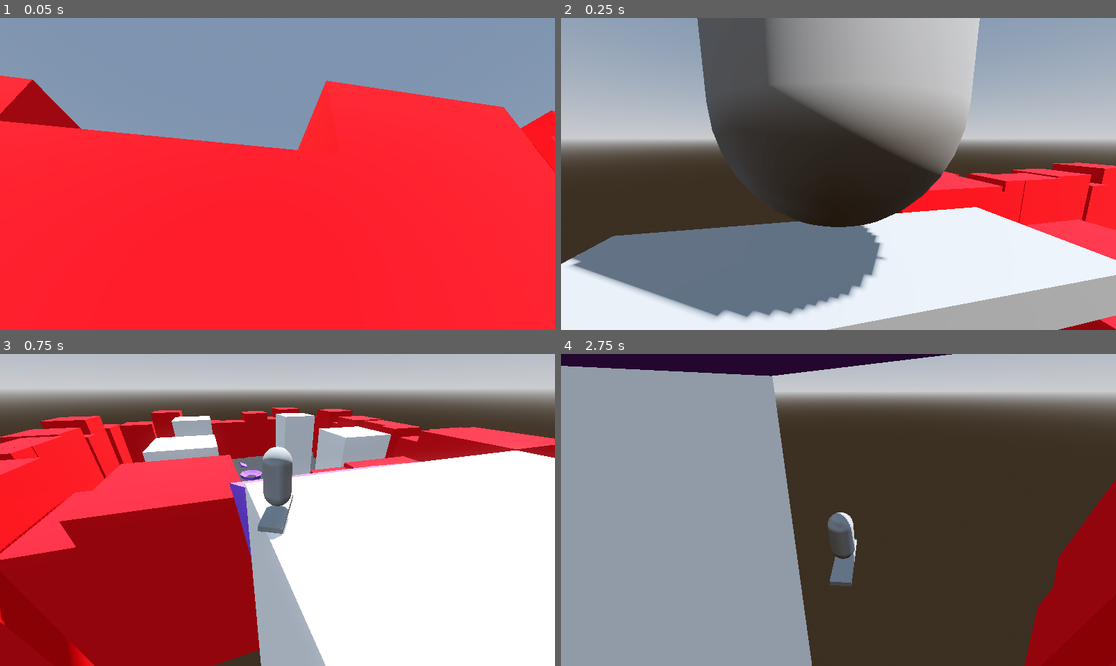
Above: before the commit, frames 1-4 (two rows, left to right).
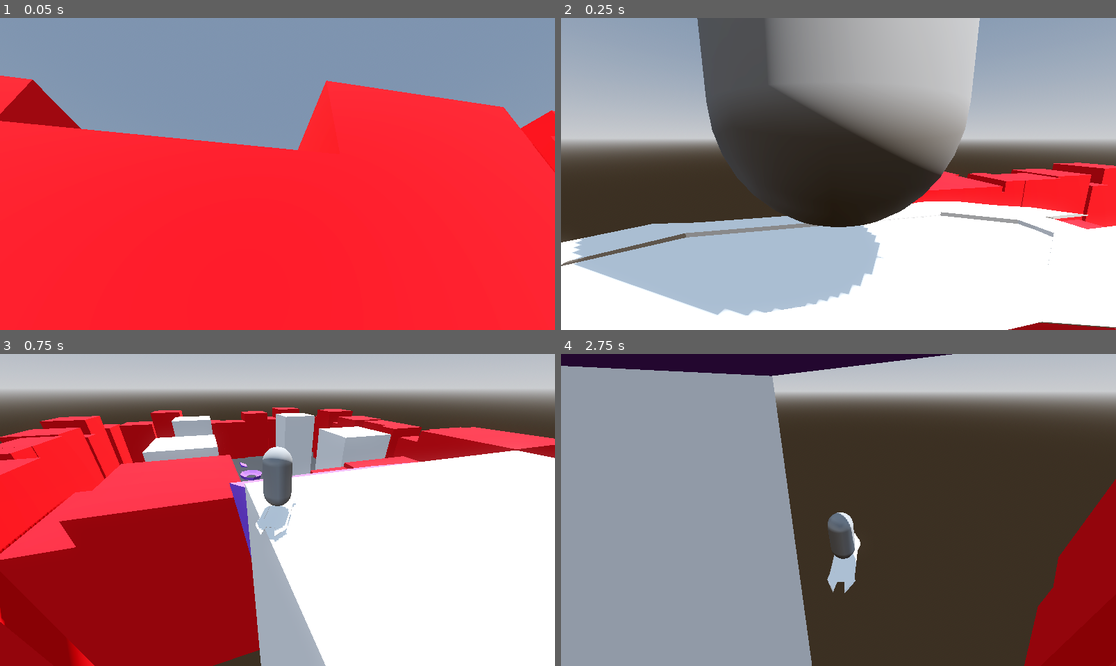
Above: after the commit, the same moments.

Repository: highrower/big-mode-26
Game: Godot game, scene res://Worlds/prototype_level.tscn
The game is run twice, just before and just after one commit, with the same random seed, the same clock (stepped at 60 frames per second) and the same inputs.
Inputs (mouse positions are in pixels of both pictures, inside the frame that each line leads up to):
- Up to frame 1 (0.05 s): no input
- Up to frame 2 (0.25 s): no input
- Up to frame 3 (0.75 s): tap Enter at 0.5 s; move the mouse to (399, 494) at 0.52 s; hold D (move_right) from 0.53 s (still down); click (399, 494) at 0.6 s
- Up to frame 4 (2.75 s): tap Space (jump) at 0.77, 1.52 s; move the mouse to (727, 525) at 1.27 s; release D (move_right) at 1.28 s; hold S (brake) 1.28-2.03 s; tap Shift (drift) at 1.35 s; move the mouse to (894, 441) at 2.02 s; hold D (move_right) from 2.03 s (still down); click (894, 441) at 2.1 s

Frame 1 is identical in both runs. In frame 2, 21% of the frame differs, in the area x 0-100%, y 58-100%; in frame 3, 0.5%; in frame 4, 0.5%.

Commit message:
added hoverboard to player and bat and spraypaint can in playerfolders (no textures)

Diff:
--- a/player/movement/player.tscn
+++ b/player/movement/player.tscn
@@ -2,8 +2,9 @@
 
 [ext_resource type="Script" uid="uid://cpgox75irsaxa" path="res://player/movement/hover_raycasts.gd" id="1_rkbax"]
 [ext_resource type="Script" uid="uid://cm7oi2jaitb28" path="res://player/movement/player_controller.gd" id="2_rkbax"]
-[ext_resource type="Script" uid="uid://dmjbhe6j6g7xq" path="res://player/camera.gd" id="4_yw30f"]
+[ext_resource type="Script" path="res://player/camera.gd" id="4_yw30f"]
 [ext_resource type="PackedScene" uid="uid://bh6mbtifu4hhu" path="res://enemies/behaviors/can_die.tscn" id="5_td4vs"]
+[ext_resource type="PackedScene" uid="uid://celmm8w4lataj" path="res://player/movement/hoverboard.fbx" id="5_vuopl"]
 [ext_resource type="PackedScene" uid="uid://cfxu8l7pwlof3" path="res://player/weapons/bat.tscn" id="5_wa6sx"]
 
 [sub_resource type="PhysicsMaterial" id="PhysicsMaterial_g1dw6"]
@@ -75,7 +76,11 @@
 knockback = 50.0
 
 [node name="MeshInstance3D" type="MeshInstance3D" parent="." unique_id=984524865]
+layers = 0
 mesh = SubResource("BoxMesh_tdtx0")
+
+[node name="hoverboard" parent="MeshInstance3D" unique_id=768233819 instance=ExtResource("5_vuopl")]
+transform = Transform3D(35, 0, 0, 0, 15, 0, 0, 0, 35, 0, 2.5374322, 0)
 
 [node name="MeshInstance3D2" type="MeshInstance3D" parent="." unique_id=1716787854]
 transform = Transform3D(1, 0, 0, 0, 1, 0, 0, 0, 1, 0, 3.1670003, 0)
Binary file added: player/movement/hoverboard.fbx
Not shown, added: player/movement/hoverboard.fbx.import
Binary file added: player/weapons/bat.fbx
Not shown, added: player/weapons/bat.fbx.import
Binary file added: player/weapons/spraypaintcan.fbx
Not shown, added: player/weapons/spraypaintcan.fbx.import
